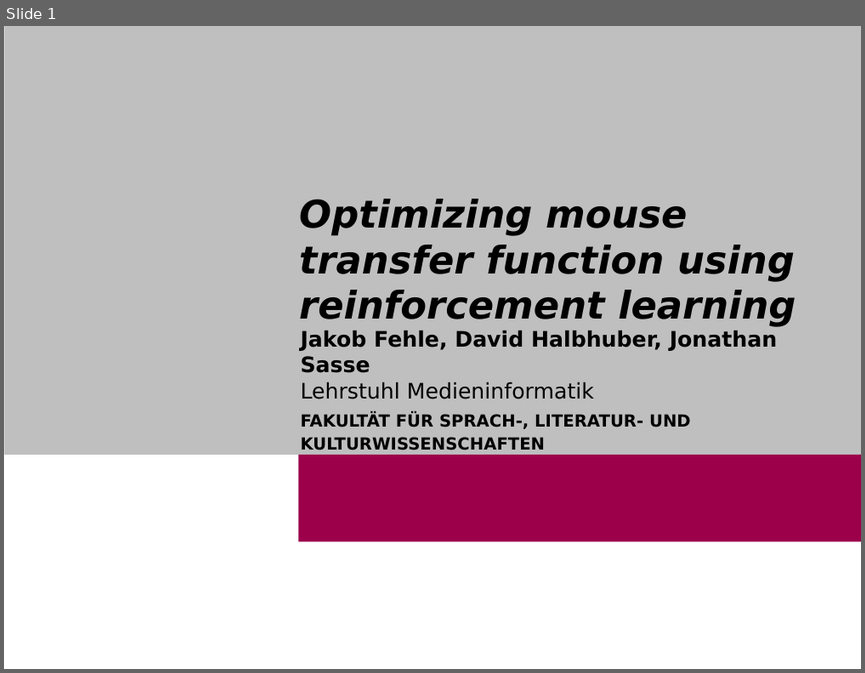
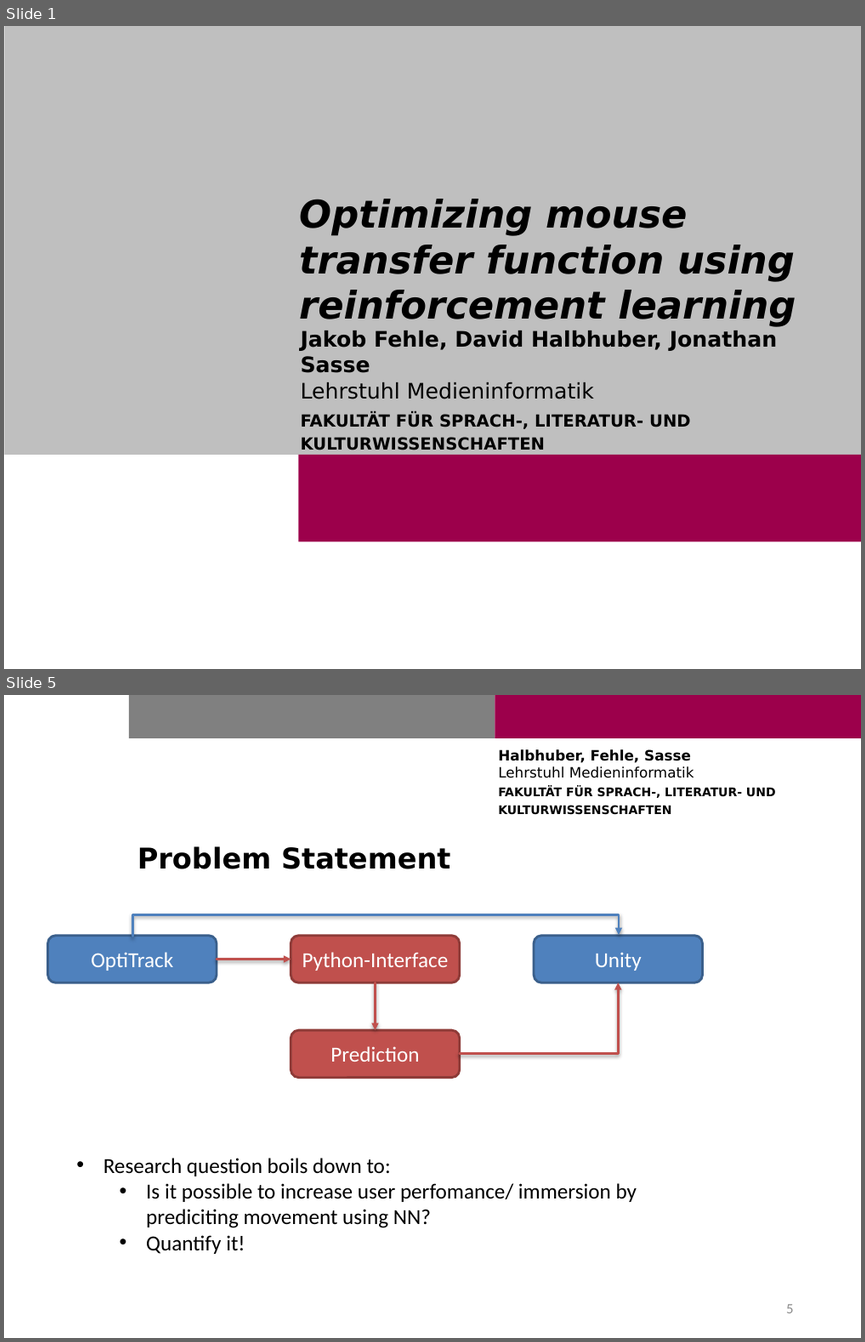
Before and after one commit to Cele3x/practical-seminar, a slide deck: 01-topic-selection/topics/mouse-transfer-function/TransferfunctionRL.pptx. Shown one above the other, each under a label of ours: slide 1 before the commit, slides 1 and 5 after it; the slides between them are not shown. The pictures are 865x673 and 865x1342 pixels, drawn with LibreOffice and Linux fonts; fonts in the diff are those of the drawing; background and template pictures are left out. Boxes give left, top, right and bottom in pixels: in the first picture for what was removed or moved away, otherwise in the second. Text is boxed around its words. In the diff, an @@ line names an element or a change of style, - is before the commit and + after.

```diff
--- a/01-topic-selection/topics/mouse-transfer-function/TransferfunctionRL.pptx
+++ b/01-topic-selection/topics/mouse-transfer-function/TransferfunctionRL.pptx
@@ slide 5 added at bbox=[4, 695, 861, 1338], background #FFFFFF; not listed: 2 template elements that a slide beside it also shows @@
@@ text added at bbox=[498, 749, 776, 814], 10 pt, text #000000, bold @@
+Halbhuber, Fehle, Sasse
+Lehrstuhl Medieninformatik
+FAKULTÄT FÜR SPRACH-, LITERATUR- UND
+KULTURWISSENSCHAFTEN
@@ title added at bbox=[137, 846, 450, 869], 24 pt, text #000000, bold @@
+Problem Statement
@@ elbow arrow added from (132, 936) to (619, 935), #4F81BD 2 pt @@
@@ rounded rectangle added at bbox=[47, 936, 216, 983], fill #4F81BD, outline #3A5F8C 2 pt, 18 pt, text #FFFFFF @@
+OptiTrack
@@ rounded rectangle added at bbox=[291, 936, 460, 983], fill #C0504D, outline #8E3B39 2 pt, 18 pt, text #FFFFFF @@
+Python-Interface
@@ rounded rectangle added at bbox=[534, 936, 703, 983], fill #4F81BD, outline #3A5F8C 2 pt, 18 pt, text #FFFFFF @@
+Unity
@@ arrow added from (216, 959) to (291, 959), #C0504D 2 pt @@
@@ arrow added from (375, 983) to (375, 1030), #C0504D 2 pt @@
@@ elbow arrow added from (459, 1054) to (619, 983), #C0504D 2 pt @@
@@ rounded rectangle added at bbox=[291, 1030, 460, 1077], fill #C0504D, outline #8E3B39 2 pt, 18 pt, text #FFFFFF @@
+Prediction
@@ text added at bbox=[103, 1157, 637, 1253], 18 pt, text #000000 @@
+• Research question boils down to:
+  • Is it possible to increase user perfomance/ immersion by prediciting movement using NN?
+  • Quantify it!
@@ page number added at bbox=[786, 1304, 793, 1313], 12 pt, text #8C8C8C @@
+5
```
Also in this commit, not shown: 3 other slides added, 3 slides removed, 1 other file.
